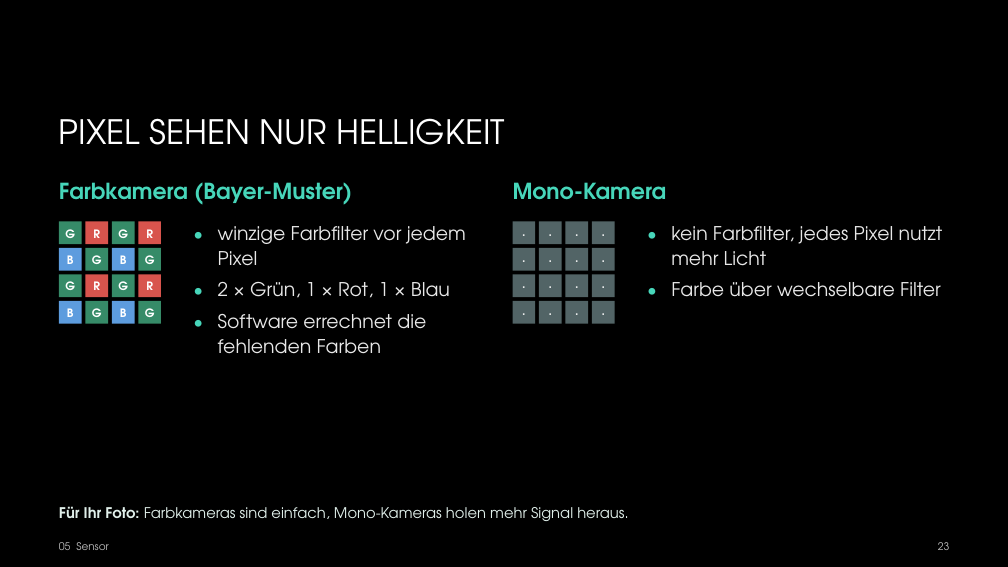
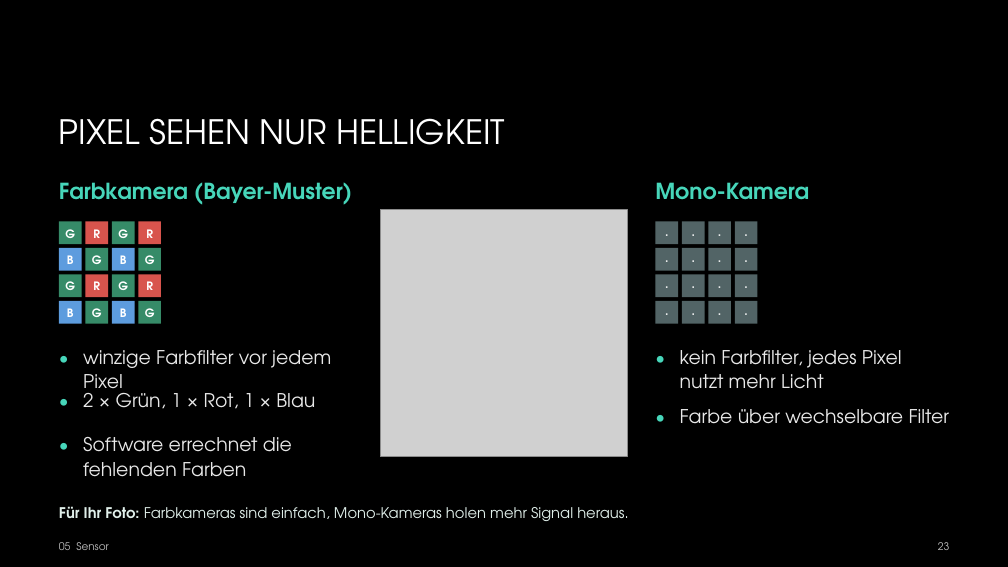
Before and after one commit to hagen-gloetter/Vortrag-Astrofotografie-VHS, a slide deck: slide 23 of Präsenation/Astro-fotografie.pptx. Drawn at 1008x567 pixels with LibreOffice and Linux fonts; fonts in the diff are those of the drawing; grey boxes stand for pictures; background and template pictures are left out. Boxes give left, top, right and bottom in pixels: in the first picture for what was removed or moved away, otherwise in the second. Text is boxed around its words. In the diff, an @@ line names an element or a change of style, - is before the commit and + after.

```diff
--- a/Präsenation/Astro-fotografie.pptx
+++ b/Präsenation/Astro-fotografie.pptx
@@ text "Mono-Kamera" moved from (x1=513, y1=182, x2=667, y2=200) to (x1=655, y1=182, x2=809, y2=200) @@
@@ picture added at (x1=380, y1=209, x2=628, y2=457) @@
@@ 16 rectangles, 16 texts moved together from (x1=513, y1=222, x2=615, y2=324) to (x1=656, y1=222, x2=758, y2=324) @@
@@ text "•" rewrapped from (x1=194, y1=220, x2=213, y2=275) to (x1=59, y1=343, x2=79, y2=384) @@
@@ text "winzige Farbfilter vor jedem Pixel" rewrapped from (x1=218, y1=226, x2=466, y2=266) to (x1=83, y1=350, x2=331, y2=397) @@
@@ text "•" moved from (x1=647, y1=220, x2=667, y2=275) to (x1=656, y1=343, x2=675, y2=398) @@
@@ text "kein Farbfilter, jedes Pixel nutzt ..." rewrapped from (x1=671, y1=226, x2=943, y2=266) to (x1=680, y1=350, x2=902, y2=389) @@
@@ text "•" rewrapped from (x1=194, y1=275, x2=213, y2=308) to (x1=59, y1=387, x2=79, y2=428) @@
@@ text "2 × Grün, 1 × ..." moved from (x1=218, y1=282, x2=450, y2=298) to (x1=83, y1=393, x2=315, y2=409) @@
@@ text "•" moved from (x1=647, y1=275, x2=667, y2=330) to (x1=656, y1=402, x2=675, y2=459) @@
@@ text "Farbe über wechselbare Filter" moved from (x1=671, y1=282, x2=941, y2=297) to (x1=680, y1=409, x2=950, y2=424) @@
@@ text "•" moved from (x1=194, y1=309, x2=213, y2=364) to (x1=59, y1=431, x2=79, y2=483) @@
@@ text "Software errechnet die fehlenden Farben" moved from (x1=218, y1=314, x2=426, y2=354) to (x1=83, y1=437, x2=292, y2=477) @@
```
Also in this commit, not shown: 27 other slides changed, 12 other files.
